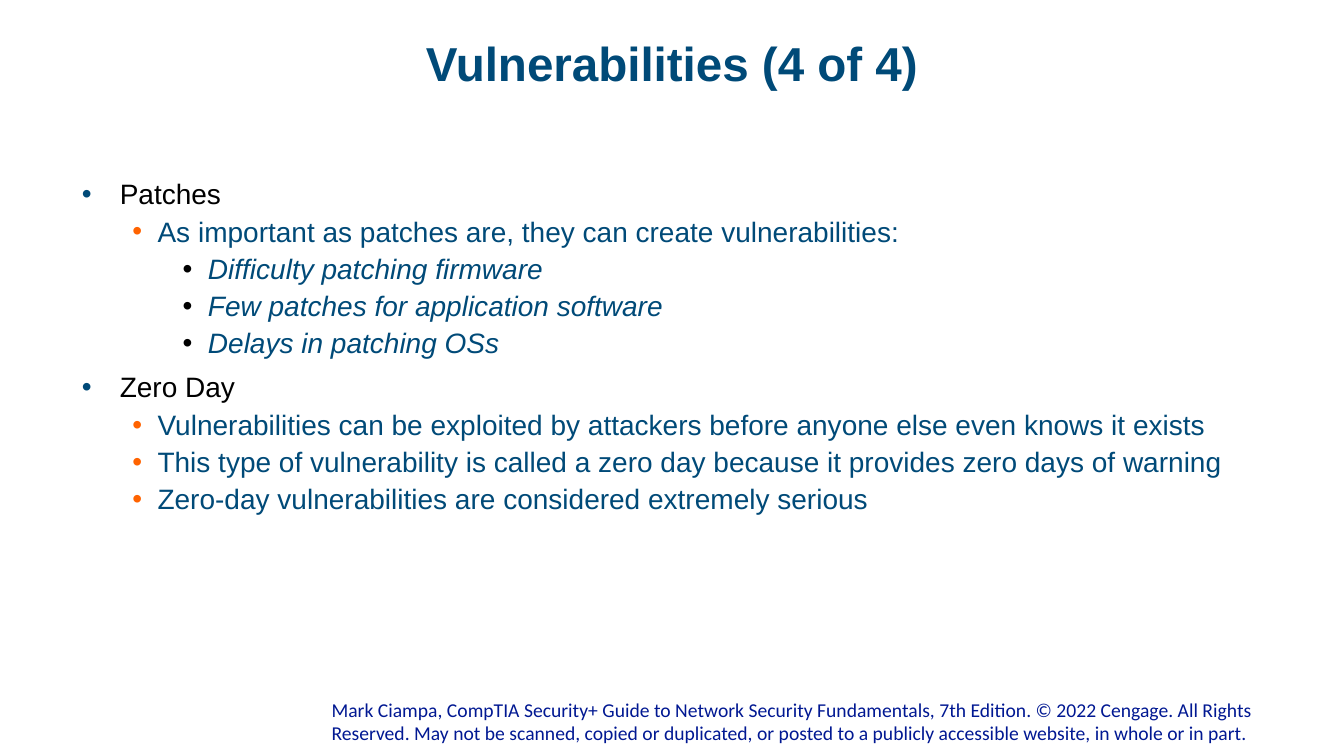
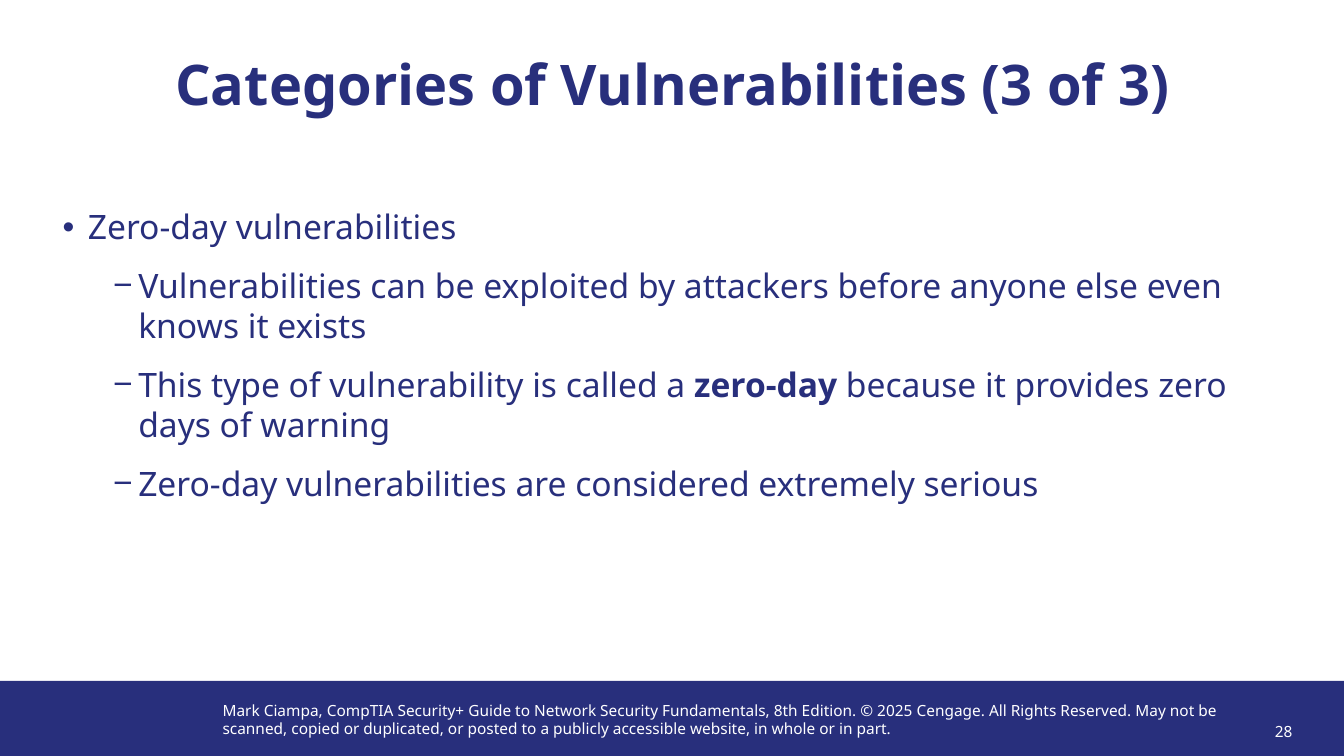
Before and after one commit to lcvp/troy-hust-university-resources, a slide deck: slide 28 of CS-4451/Modules/Hoang-Xuan-Tung/Module 1 (Introduction to Security).pptx (slide 21 before the commit). Drawn at 1344x756 pixels with LibreOffice and Linux fonts; fonts in the diff are those of the drawing; background and template pictures are left out. Boxes give left, top, right and bottom in pixels: in the first picture for what was removed or moved away, otherwise in the second. Text is boxed around its words. In the diff, an @@ line names an element or a change of style, - is before the commit and + after.

Commit message:
Add Week2 lab report, update slides, remove .keep
Add Week2 Practical Experience Report (Lab 2) for Hoang-Xuan-Tung under CS-4451/Assignments; update Module 1 (Introduction to Security) PPTX for Hoang-Xuan-Tung in CS-4451/Modules (binary changed); remove placeholder .keep from CS-4451/Assignments.

```diff
--- a/CS-4451/Modules/Hoang-Xuan-Tung/Module 1 (Introduction to Security).pptx
+++ b/CS-4451/Modules/Hoang-Xuan-Tung/Module 1 (Introduction to Security).pptx
@@ title at (175, 62, 1169, 119): text changed; size 34 to 40 pt; font Arial to Noto Sans; text colour #004A78 to #282F7C @@
-Vulnerabilities (4 of 4)
+Categories of Vulnerabilities (3 of 3)
@@ text "Zero-day vulnerabilities": place and size @@
-text "Zero-day vulnerabilities" at (120, 183, 1221, 514)
+text "Zero-day vulnerabilities" at (88, 213, 1226, 504)
@@ text at (88, 213, 457, 247): text changed; size 20 to 24 pt; font Arial to Noto Sans; text colour #004A78 to #282F7C; italic off @@
-• Patches
-  • As important as patches are, they can create vulnerabilities:
-    • Difficulty patching firmware
-    • Few patches for application software
-    • Delays in patching OSs
-• Zero Day
+• Zero-day vulnerabilities
@@ text at (138, 272, 1222, 504): size 20 to 24 pt, font Arial to Noto Sans, text colour #004A78 to #282F7C in "Vulnerabilities can be exploited by attackers before ...", "Zero-day vulnerabilities are considered extremely serious"; bullet • to −; line spacing 0.9 to 1; more space between paragraphs; bullet colour #FF6300 to #282F7C @@
@@ text at (138, 371, 1226, 445): text changed; size 20 to 24 pt; font Arial to Noto Sans; text colour #004A78 to #282F7C @@
-  • This type of vulnerability is called a zero day because it provides zero days of warning
+  − This type of vulnerability is called a zero-day because it provides zero days of warning
@@ rectangle added at (0, 682, 1344, 756), fill #282F7C @@
@@ text "Mark Ciampa, CompTIA Security+ Guide ..." at (223, 704, 1216, 738): vertical alignment bottom to top @@
@@ text at (223, 704, 1216, 738): text changed; size 14 to 11 pt; font Calibri to Noto Sans; text colour #011892 to #FFFFFF @@
-Mark Ciampa, CompTIA Security+ Guide to Network Security Fundamentals, 7th Edition. © 2022 Cengage. All Rights Reserved. May not be scanned, copied or duplicated, or posted to a publicly accessible website, in whole or in part.
+Mark Ciampa, CompTIA Security+ Guide to Network Security Fundamentals, 8th Edition. © 2025 Cengage. All Rights Reserved. May not be scanned, copied or duplicated, or posted to a publicly accessible website, in whole or in part.
@@ page number added at (1275, 726, 1293, 737), 11 pt, text #FFFFFF @@
+28
```
Also in this commit, not shown: 11 other slides changed, 30 slides added, 28 slides removed, 2 other files.
